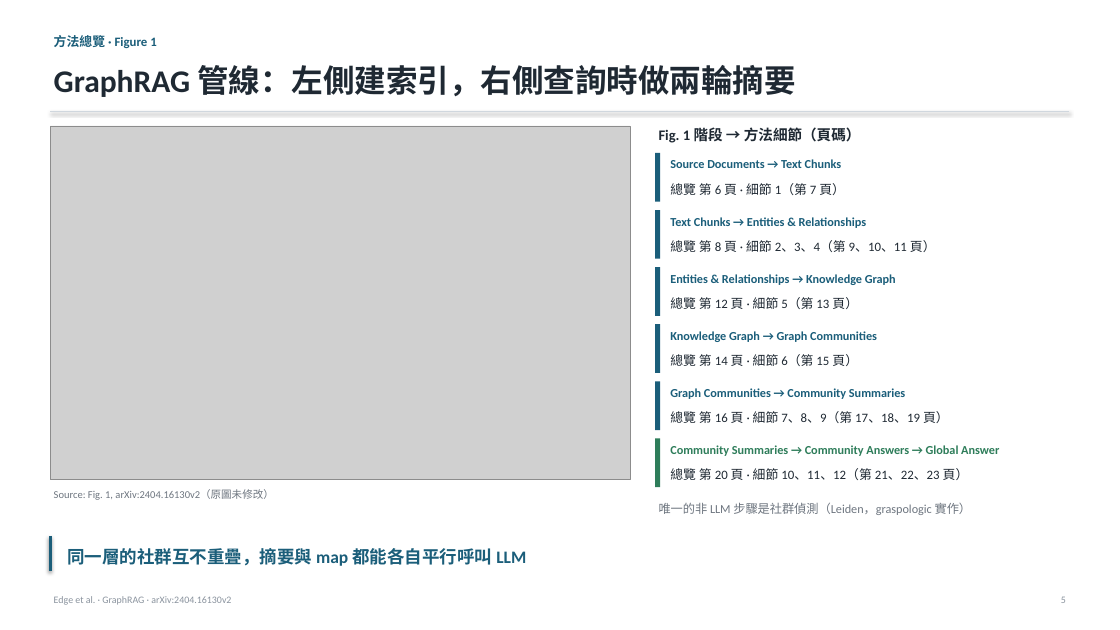
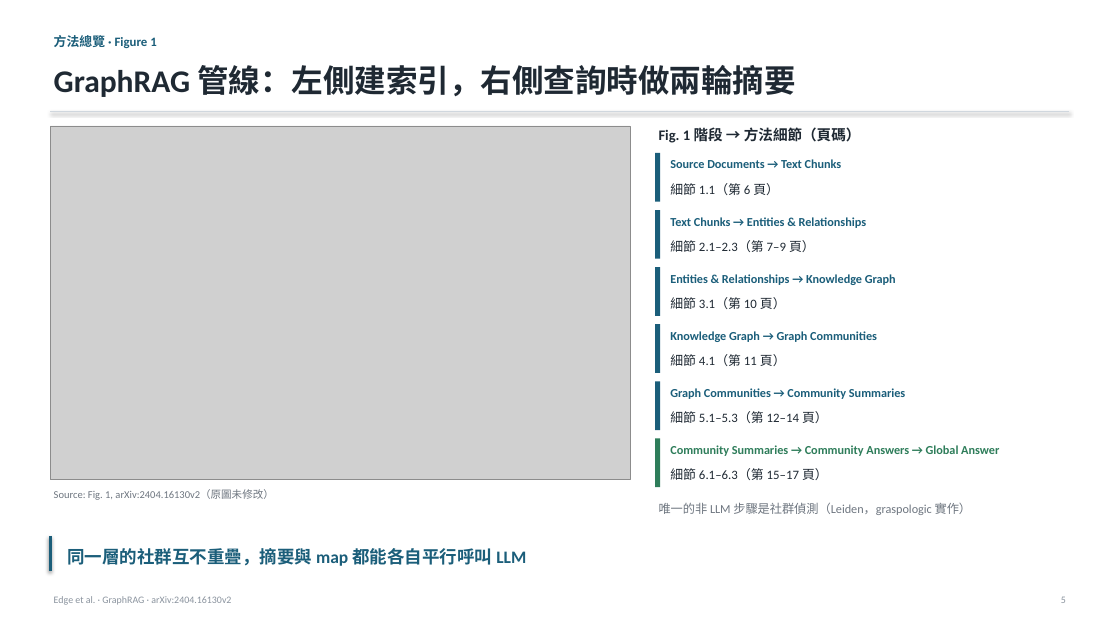
Before and after one commit to Moris-Zhan/CV-RAG-LLM-Papers, a slide deck: slide 5 of RAG/2024_GraphRAG/graph-rag-full-slides_zh-TW.pptx. Drawn at 1120x630 pixels with LibreOffice and Linux fonts; fonts in the diff are those of the drawing; grey boxes stand for pictures. Boxes give left, top, right and bottom in pixels: in the first picture for what was removed or moved away, otherwise in the second. Text is boxed around its words. In the diff, an @@ line names an element or a change of style, - is before the commit and + after.

```diff
--- a/RAG/2024_GraphRAG/graph-rag-full-slides_zh-TW.pptx
+++ b/RAG/2024_GraphRAG/graph-rag-full-slides_zh-TW.pptx
@@ text at [670,183,779,195]: text changed @@
-總覽 第 6 頁 · 細節 1（第 7 頁）
+細節 1.1（第 6 頁）
@@ text at [670,240,815,252]: text changed @@
-總覽 第 8 頁 · 細節 2、3、4（第 9、10、11 頁）
+細節 2.1–2.3（第 7–9 頁）
@@ text at [670,297,786,309]: text changed @@
-總覽 第 12 頁 · 細節 5（第 13 頁）
+細節 3.1（第 10 頁）
@@ text at [670,354,786,366]: text changed @@
-總覽 第 14 頁 · 細節 6（第 15 頁）
+細節 4.1（第 11 頁）
@@ text at [670,411,828,423]: text changed @@
-總覽 第 16 頁 · 細節 7、8、9（第 17、18、19 頁）
+細節 5.1–5.3（第 12–14 頁）
@@ text at [670,468,828,480]: text changed @@
-總覽 第 20 頁 · 細節 10、11、12（第 21、22、23 頁）
+細節 6.1–6.3（第 15–17 頁）
```
Also in this commit, not shown: 32 other slides changed, 6 slides removed, 4 other files.
